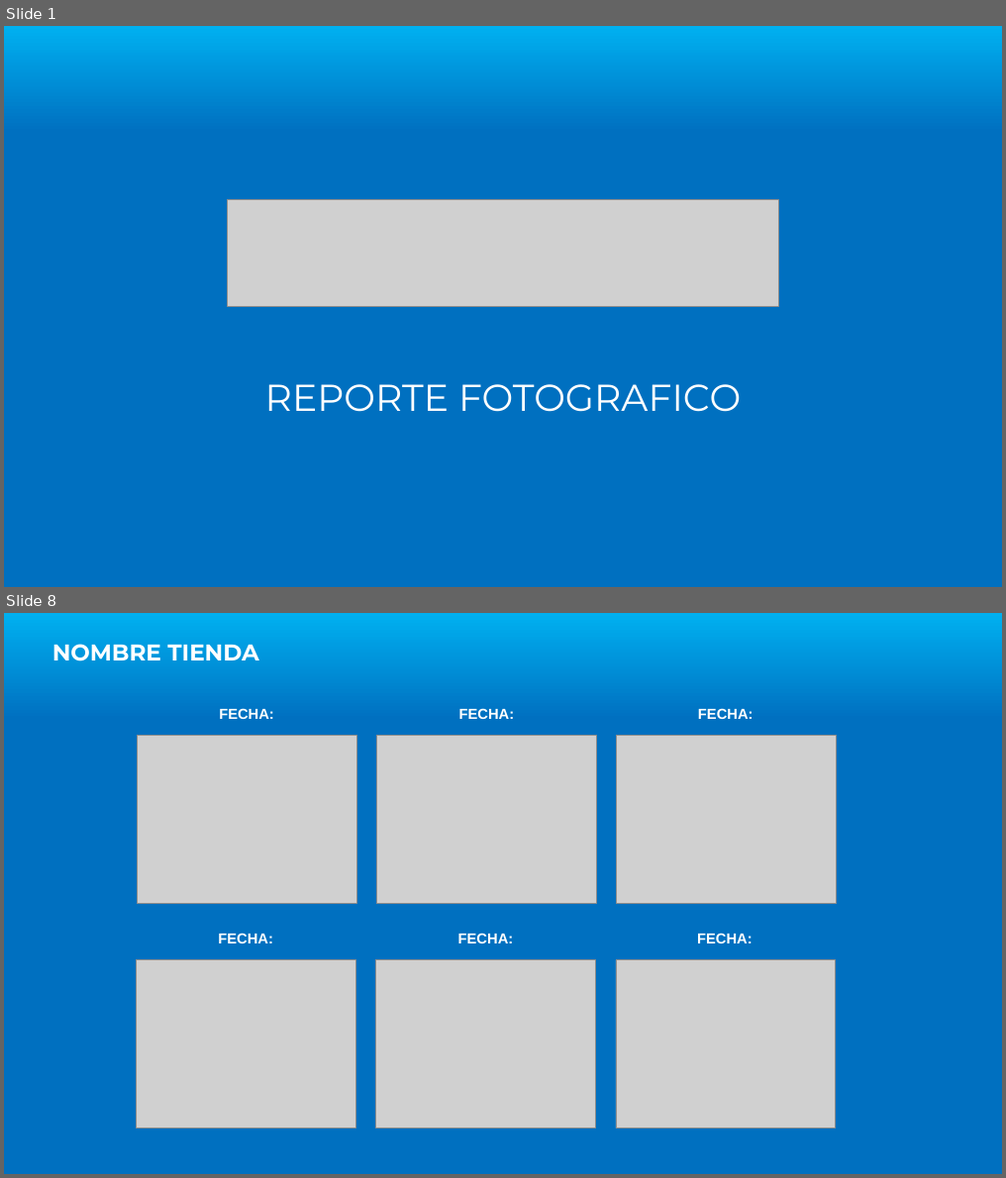
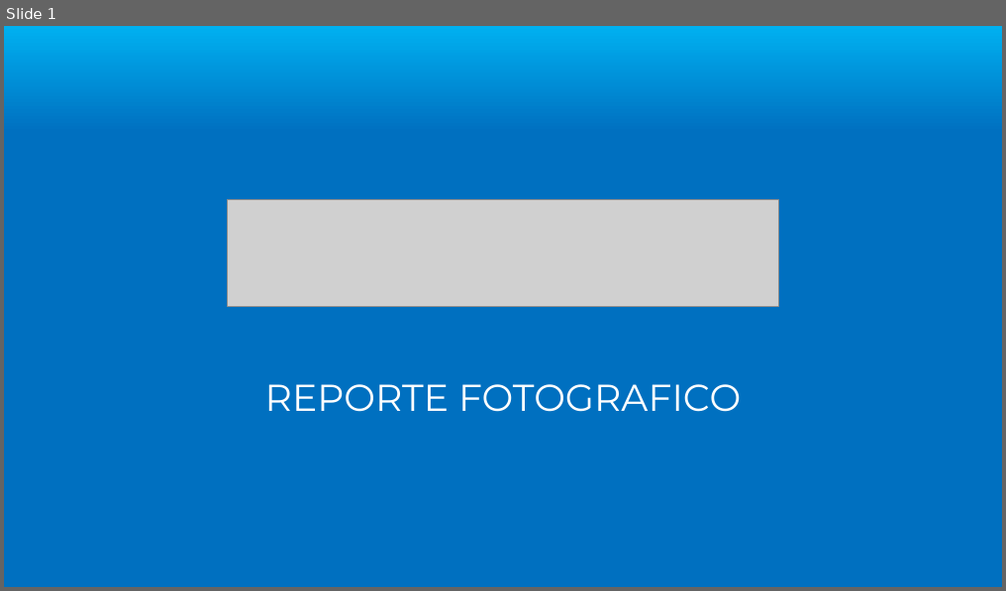
Before and after one commit to jrolivares/App-Imp, a slide deck: Termplate.pptx. Shown one above the other, each under a label of ours: slides 1 and 8 before the commit, slide 1 after it; the slides between them are not shown. The pictures are 1006x1178 and 1006x591 pixels, drawn with LibreOffice and Linux fonts; fonts in the diff are those of the drawing; grey boxes stand for pictures; background and template pictures are left out. Boxes give left, top, right and bottom in pixels: in the first picture for what was removed or moved away, otherwise in the second. Text is boxed around its words. In the diff, an @@ line names an element or a change of style, - is before the commit and + after.

```diff
--- a/Termplate.pptx
+++ b/Termplate.pptx
@@ slide 8 removed at (4, 613, 1002, 1174), background gradient #00B0F0 to #0070C0 @@
@@ text removed at (53, 644, 258, 662) @@
-NOMBRE TIENDA
@@ text removed at (219, 708, 274, 719) @@
-FECHA:
@@ text removed at (459, 708, 515, 719) @@
-FECHA:
@@ text removed at (698, 708, 753, 719) @@
-FECHA:
@@ picture removed at (138, 736, 356, 904) @@
@@ picture removed at (377, 736, 596, 904) @@
@@ picture removed at (617, 736, 837, 904) @@
@@ text removed at (218, 933, 273, 944) @@
-FECHA:
@@ text removed at (458, 933, 514, 944) @@
-FECHA:
@@ text removed at (697, 933, 752, 944) @@
-FECHA:
@@ picture removed at (136, 960, 355, 1129) @@
@@ picture removed at (376, 960, 595, 1129) @@
@@ picture removed at (616, 960, 835, 1129) @@
```
Also in this commit, not shown: 5 slides added, 6 other slides removed, 3 other files.
